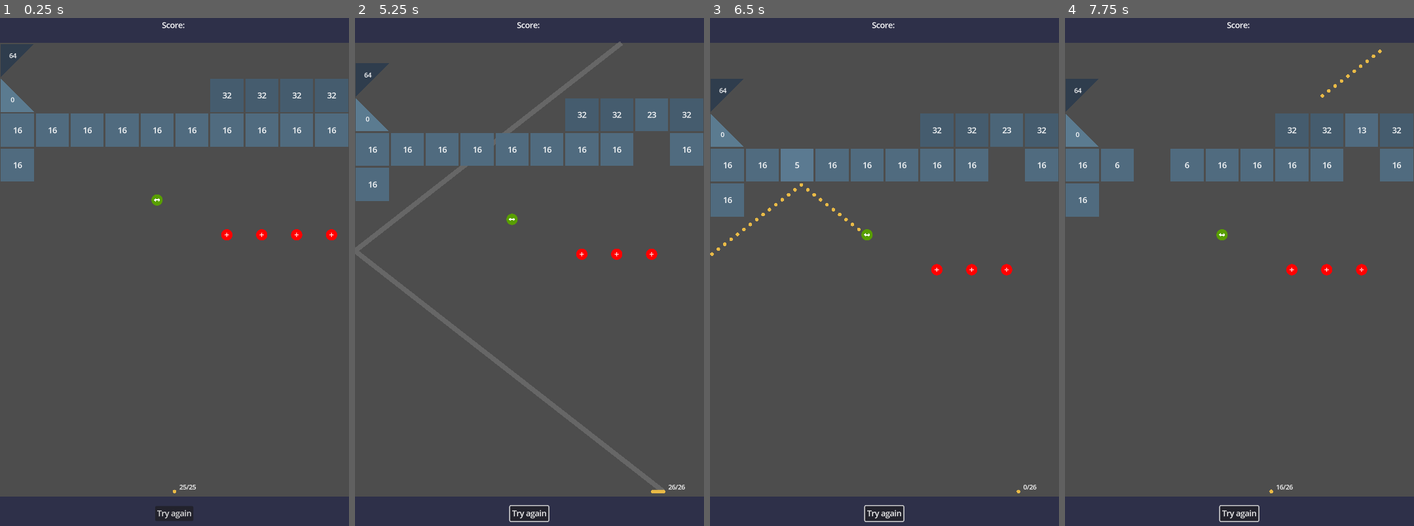
Above: before the commit, frames 1-4 (left to right).
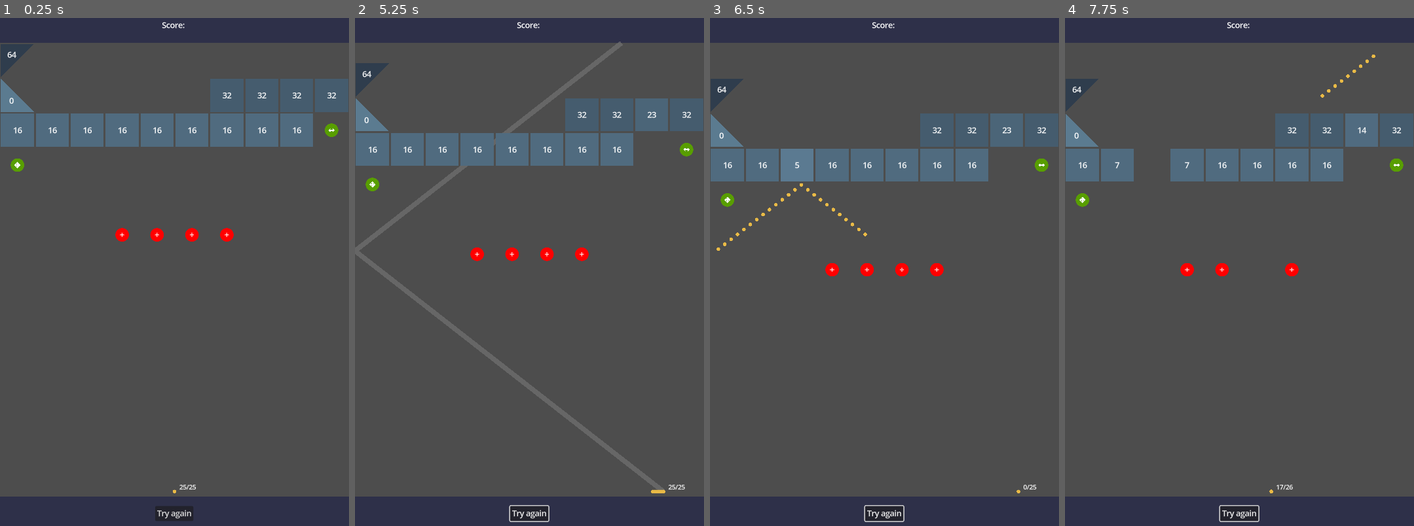
Above: after the commit, the same moments.

Repository: MichalHrbek/wallsnballs
Game: Godot game, scene res://scenes/main.tscn
The game is run twice, just before and just after one commit, with the same random seed, the same clock (stepped at 60 frames per second) and the same inputs.
Inputs (mouse positions are in pixels of both pictures, inside the frame that each line leads up to):
- Up to frame 1 (0.25 s): no input
- Up to frame 2 (5.25 s): click "Try again" at 0.5 s; click "Try again" at 1.25 s; click "Try again" at 2 s; tap Enter at 2.75 s; move the mouse to (606, 241) at 2.77 s; click (606, 241) at 2.92 s; move the mouse to (459, 297) at 3.52 s; click (459, 297) at 3.67 s; move the mouse to (564, 155) at 4.27 s; click (564, 155) at 4.42 s; move the mouse to (512, 373) at 5.02 s; click (512, 373) at 5.17 s
- Up to frame 3 (6.5 s): move the mouse to (989, 348) at 5.77 s; click (989, 348) at 5.92 s
- Up to frame 4 (7.75 s): move the mouse to (1134, 190) at 6.52 s; click (1134, 190) at 6.67 s; move the mouse to (1256, 272) at 7.27 s; click (1256, 272) at 7.42 s

The runs differ from the first frame. In frame 1, 1.8% of the frame differs, in the area x 0-100%, y 6-45%; in frame 2, 1.7%; in frame 3, 1.7%; in frame 4, 1.7%.

Commit message:
Wall scene inheritance, area damage directional

Diff:
--- a/scenes/main.tscn
+++ b/scenes/main.tscn
@@ -31,11 +31,17 @@
 type = 0
 orientation = 0
 
-[sub_resource type="Resource" id="Resource_pmjht"]
+[sub_resource type="Resource" id="Resource_fj7ba"]
 script = ExtResource("3_dg4ad")
 health = 0
 type = 3
 orientation = 9
+
+[sub_resource type="Resource" id="Resource_xrmbm"]
+script = ExtResource("3_dg4ad")
+health = 0
+type = 3
+orientation = 11
 
 [sub_resource type="Resource" id="Resource_a58aw"]
 script = ExtResource("3_dg4ad")
@@ -48,7 +54,7 @@
 name = ""
 width = 10
 height = 6
-walls = Array[ExtResource("3_dg4ad")]([SubResource("Resource …(510 unchanged characters)… Resource_hcynt"), SubResource("Resource_hcynt"), SubResource("Resource_hcynt"), null, null, null, null, null, null, null, null, null, null, null, null, null, SubResource("Resource_pmjht"), null, null, null, null, null, null, null, null, null, null, null, SubResource("Resource_a58aw"), SubResource("Resource_a58aw"), SubResource("Resource_a58aw"), SubResource("Resource_a58aw")])
+walls = Array[ExtResource("3_dg4ad")]([SubResource("Resource …(510 unchanged characters)… Resource_hcynt"), SubResource("Resource_fj7ba"), SubResource("Resource_xrmbm"), null, null, null, null, null, null, null, null, null, null, null, null, null, null, null, null, null, null, null, null, null, null, SubResource("Resource_a58aw"), SubResource("Resource_a58aw"), SubResource("Resource_a58aw"), SubResource("Resource_a58aw"), null, null, null])
 
 [node name="Node2D" type="Node2D"]
 
@@ -118,6 +124,7 @@
 ball_spawner = NodePath("../BallSpawner")
 screen_size = Vector2(720, 936)
 color_scheme = ExtResource("5_25dla")
+metadata/_edit_group_ = true
 
 [node name="Walls" type="Node2D" parent="GameLayer/VBoxContainer/HBoxContainer/GameArea/Game/Level"]
 
--- /dev/null
+++ b/scenes/walls/directionals/directional_laser.tscn
@@ -0,0 +1,15 @@
+[gd_scene load_steps=4 format=3 uid="uid://cc6lmqg6t87xd"]
+
+[ext_resource type="PackedScene" uid="uid://dhryypd3jx00g" path="res://scenes/walls/directionals/directional_arrow.tscn" id="1_b5sne"]
+[ext_resource type="Script" path="res://scripts/walls/directionals/directional_area_damage.gd" id="1_blmlw"]
+
+[sub_resource type="SegmentShape2D" id="SegmentShape2D_vjt32"]
+b = Vector2(-720, 0)
+
+[node name="LaserDirectional" type="Area2D"]
+script = ExtResource("1_blmlw")
+
+[node name="CollisionShape2D" type="CollisionShape2D" parent="."]
+shape = SubResource("SegmentShape2D_vjt32")
+
+[node name="ArrowDirectional" parent="." instance=ExtResource("1_b5sne")]
--- /dev/null
+++ b/scenes/walls/wall_circular.tscn
@@ -0,0 +1,18 @@
+[gd_scene load_steps=3 format=3 uid="uid://bwn74bu06iov1"]
+
+[ext_resource type="Texture2D" uid="uid://dbjecd6eknr0s" path="res://assets/ball.svg" id="1_kiyxa"]
+
+[sub_resource type="CircleShape2D" id="CircleShape2D_6jwhq"]
+radius = 18.0278
+
+[node name="WallCircular" type="StaticBody2D"]
+collision_mask = 3
+input_pickable = true
+metadata/_edit_group_ = true
+
+[node name="CollisionShape2D" type="CollisionShape2D" parent="."]
+shape = SubResource("CircleShape2D_6jwhq")
+
+[node name="Sprite2D" type="Sprite2D" parent="."]
+scale = Vector2(0.45, 0.45)
+texture = ExtResource("1_kiyxa")
--- a/scenes/walls/wall_default.tscn
+++ b/scenes/walls/wall_default.tscn
@@ -1,9 +1,6 @@
-[gd_scene load_steps=8 format=3 uid="uid://dle7lmca52cus"]
+[gd_scene load_steps=7 format=3 uid="uid://dle7lmca52cus"]
 
 [ext_resource type="Script" path="res://scripts/walls/wall_default.gd" id="1_m0mka"]
-
-[sub_resource type="RectangleShape2D" id="RectangleShape2D_yj0ls"]
-size = Vector2(72, 72)
 
 [sub_resource type="LabelSettings" id="LabelSettings_npei6"]
 
@@ -54,8 +51,9 @@
 script = ExtResource("1_m0mka")
 metadata/_edit_group_ = true
 
-[node name="CollisionShape2D" type="CollisionShape2D" parent="."]
-shape = SubResource("RectangleShape2D_yj0ls")
+[node name="CollisionPolygon2D" type="CollisionPolygon2D" parent="."]
+scale = Vector2(72, 72)
+polygon = PackedVector2Array(-0.5, -0.5, 0.5, -0.5, 0.5, 0.5, -0.5, 0.5)
 
 [node name="Polygon2D" type="Polygon2D" parent="."]
 scale = Vector2(68, 68)
--- a/scenes/walls/wall_laser.tscn
+++ b/scenes/walls/wall_laser.tscn
@@ -1,26 +1,12 @@
-[gd_scene load_steps=5 format=3 uid="uid://6xtgijqrh6yd"]
+[gd_scene load_steps=4 format=3 uid="uid://d231hafnujptw"]
 
+[ext_resource type="PackedScene" uid="uid://bwn74bu06iov1" path="res://scenes/walls/wall_circular.tscn" id="1_dh8rg"]
 [ext_resource type="Script" path="res://scripts/walls/wall_laser.gd" id="1_fewbk"]
-[ext_resource type="Texture2D" uid="uid://dbjecd6eknr0s" path="res://assets/ball.svg" id="2_ynhhe"]
-[ext_resource type="PackedScene" uid="uid://dhryypd3jx00g" path="res://scripts/walls/directionals/arrow_directional.tscn" id="3_ik0d7"]
+[ext_resource type="PackedScene" uid="uid://cc6lmqg6t87xd" path="res://scenes/walls/directionals/directional_laser.tscn" id="4_arg04"]
 
-[sub_resource type="CircleShape2D" id="CircleShape2D_6dlnv"]
-radius = 12.0
+[node name="WallLaser" instance=ExtResource("1_dh8rg")]
+script = ExtResource("1_fewbk")
+directional = ExtResource("4_arg04")
 
-[node name="Laser" type="StaticBody2D"]
-collision_mask = 3
-input_pickable = true
-script = ExtResource("1_fewbk")
-directional = ExtResource("3_ik0d7")
-metadata/_edit_group_ = true
-
-[node name="CollisionShape2D2" type="CollisionShape2D" parent="."]
-shape = SubResource("CircleShape2D_6dlnv")
-
-[node name="Sprite2D2" type="Sprite2D" parent="."]
+[node name="Sprite2D" parent="." index="1"]
 self_modulate = Color(0.345098, 0.619608, 0, 1)
-scale = Vector2(0.375, 0.375)
-texture = ExtResource("2_ynhhe")
-
-[node name="ArrowDirectional" parent="." instance=ExtResource("3_ik0d7")]
-visible = false
--- a/scenes/walls/wall_plus_one.tscn
+++ b/scenes/walls/wall_plus_one.tscn
@@ -1,28 +1,17 @@
-[gd_scene load_steps=5 format=3 uid="uid://djkfq8mcu50q8"]
+[gd_scene load_steps=4 format=3 uid="uid://dc64t0jymk3di"]
 
+[ext_resource type="PackedScene" uid="uid://bwn74bu06iov1" path="res://scenes/walls/wall_circular.tscn" id="1_cloki"]
 [ext_resource type="Script" path="res://scripts/walls/wall_plus_one.gd" id="1_ds35h"]
-[ext_resource type="Texture2D" uid="uid://dbjecd6eknr0s" path="res://assets/ball.svg" id="2_q7qtj"]
 
-[sub_resource type="CircleShape2D" id="CircleShape2D_6jwhq"]
-radius = 12.0
+[sub_resource type="LabelSettings" id="LabelSettings_b3toy"]
 
-[sub_resource type="LabelSettings" id="LabelSettings_npei6"]
+[node name="WallPlusOne" instance=ExtResource("1_cloki")]
+script = ExtResource("1_ds35h")
 
-[node name="PlusOne" type="StaticBody2D"]
-collision_mask = 3
-input_pickable = true
-script = ExtResource("1_ds35h")
-metadata/_edit_group_ = true
+[node name="Sprite2D" parent="." index="1"]
+self_modulate = Color(1, 0, 0, 1)
 
-[node name="CollisionShape2D" type="CollisionShape2D" parent="."]
-shape = SubResource("CircleShape2D_6jwhq")
-
-[node name="Sprite2D" type="Sprite2D" parent="."]
-self_modulate = Color(1, 0, 0, 1)
-scale = Vector2(0.375, 0.375)
-texture = ExtResource("2_q7qtj")
-
-[node name="Label" type="Label" parent="."]
+[node name="Label" type="Label" parent="." index="2"]
 anchors_preset = 15
 anchor_right = 1.0
 anchor_bottom = 1.0
--- a/scenes/walls/wall_slanted.tscn
+++ b/scenes/walls/wall_slanted.tscn
@@ -1,45 +1,22 @@
-[gd_scene load_steps=5 format=3 uid="uid://oknw64hylf1x"]
+[gd_scene load_steps=3 format=3 uid="uid://drwkq2djkpay2"]
 
+[ext_resource type="PackedScene" uid="uid://dle7lmca52cus" path="res://scenes/walls/wall_default.tscn" id="1_gypwk"]
 [ext_resource type="Script" path="res://scripts/walls/wall_slanted.gd" id="1_hw216"]
-[ext_resource type="AnimationLibrary" uid="uid://bl11vd2ibwu2w" path="res://animations/walls.res" id="2_sedtv"]
 
-[sub_resource type="LabelSettings" id="LabelSettings_npei6"]
-font_size = 13
+[node name="WallSlanted" instance=ExtResource("1_gypwk")]
+script = ExtResource("1_hw216")
 
-[sub_resource type="AnimationLibrary" id="AnimationLibrary_qaxr7"]
-
-[node name="WallSlanted" type="StaticBody2D"]
-collision_mask = 3
-input_pickable = true
-script = ExtResource("1_hw216")
-metadata/_edit_group_ = true
-
-[node name="CollisionPolygon2D" type="CollisionPolygon2D" parent="."]
-scale = Vector2(72, 72)
+[node name="CollisionPolygon2D" parent="." index="0"]
 polygon = PackedVector2Array(-0.5, -0.5, 0.5, -0.5, -0.5, 0.5)
 
-[node name="Polygon2D" type="Polygon2D" parent="."]
-scale = Vector2(68, 68)
-color = Color(0.345098, 0.462745, 0.556863, 1)
+[node name="Polygon2D" parent="." index="1"]
 polygon = PackedVector2Array(-0.5, -0.5, 0.5, -0.5, -0.5, 0.5)
 
-[node name="Label" type="Label" parent="."]
+[node name="Label" parent="." index="2"]
 anchors_preset = 3
 anchor_left = 1.0
 anchor_top = 1.0
-anchor_right = 1.0
-anchor_bottom = 1.0
-offset_left = -19.0
-offset_top = -19.0
-grow_horizontal = 2
-grow_vertical = 2
-text = "0"
-label_settings = SubResource("LabelSettings_npei6")
-horizontal_alignment = 1
-vertical_alignment = 1
-
-[node name="AnimationPlayer" type="AnimationPlayer" parent="."]
-libraries = {
-"": SubResource("AnimationLibrary_qaxr7"),
-"walls": ExtResource("2_sedtv")
-}
+offset_left = -23.0
+offset_top = -23.0
+grow_horizontal = 0
+grow_vertical = 0
--- a/scripts/game_align.gd
+++ /dev/null
@@ -1,17 +0,0 @@
-@tool
-
-extends Node2D
-
-var _initial_size: Vector2
-@export var _game_area: Control
-
-func _ready():
-	_initial_size = get_viewport_rect().size
-	_game_area.item_rect_changed.connect(_on_item_rect_changed)
-	get_viewport().size_changed.connect(_on_size_changed)
-
-func _on_size_changed():
-	global_position.x = (get_viewport_rect().size.x-_initial_size.x)/2
-
-func _on_item_rect_changed():
-	global_position.y = _game_area.global_position.y
--- a/scripts/level.gd
+++ b/scripts/level.gd
@@ -1,12 +1,20 @@
 class_name Level extends Node2D
 
 signal round_ended
+signal game_ended(status: GameStatus)
 
 @export var lvl: LevelRes
 @export var ball_spawner: BallSpawner
 @export var screen_size: Vector2
 @export var color_scheme: ColorScheme
+var status: GameStatus = GameStatus.IN_PROGRESS:
+	set(value):
+		status = value
+		if value != GameStatus.IN_PROGRESS:
+			game_ended.emit(value)
 var walls: Array[Wall] = []
+
+enum GameStatus {IN_PROGRESS = 0, LOST = 1, WON = 2}
 
 const _wall_scenes = {
 	WallRes.WallType.NORMAL: preload("res://scenes/walls/wall_default.tscn"),
@@ -45,6 +53,7 @@
 	walls[index] = null
 
 func next_round():
+	walls.count(null)
 	color_scheme.on_round_over(self)
 	for i in walls:
 		if i:
--- /dev/null
+++ b/scripts/walls/directionals/directional_area_damage.gd
@@ -0,0 +1,9 @@
+extends Area2D
+
+@export var damage: float = 1
+
+func do_damage():
+	var bodies = get_overlapping_bodies()
+	for i in bodies:
+		if i is Wall:
+			i.hit(self)
--- a/scripts/walls/wall_laser.gd
+++ b/scripts/walls/wall_laser.gd
@@ -7,7 +7,8 @@
 func hit(source) -> bool:
 	if source is Ball:
 		_got_hit = true
-		#LASERRR
+		for i in _directionals:
+			i.do_damage()
 	return false
 
 func on_round_over():
--- a/scripts/walls/wall_plus_one.gd
+++ b/scripts/walls/wall_plus_one.gd
@@ -4,8 +4,8 @@
 
 func hit(source) -> bool:
 	if not _got_hit:
-		_got_hit = true
 		if source is Ball and source.sender is BallSpawner:
+			_got_hit = true
 			source.sender.add_ball()
 			destroy()
 	return false
Not shown: 1 places in scenes/main.tscn that only renumber resources
Renamed: scripts/walls/directionals/arrow_directional.tscn -> scenes/walls/directionals/directional_arrow.tscn
Not shown: 1 places in scenes/walls/wall_plus_one.tscn that only renumber resources
